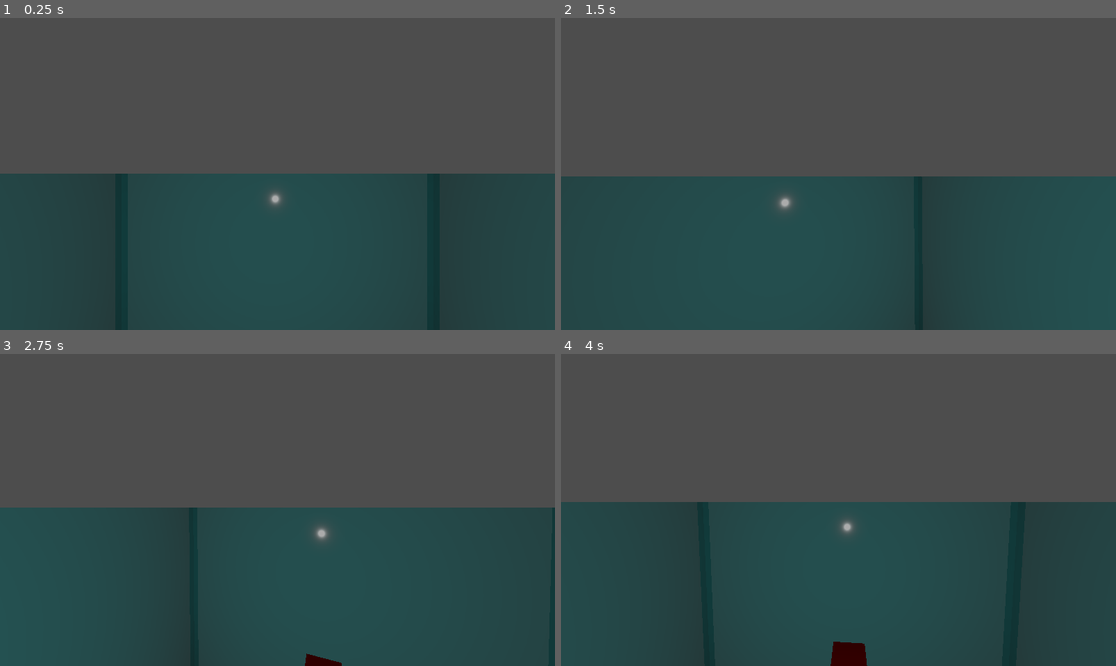
Above: before the commit, frames 1-4 (two rows, left to right).
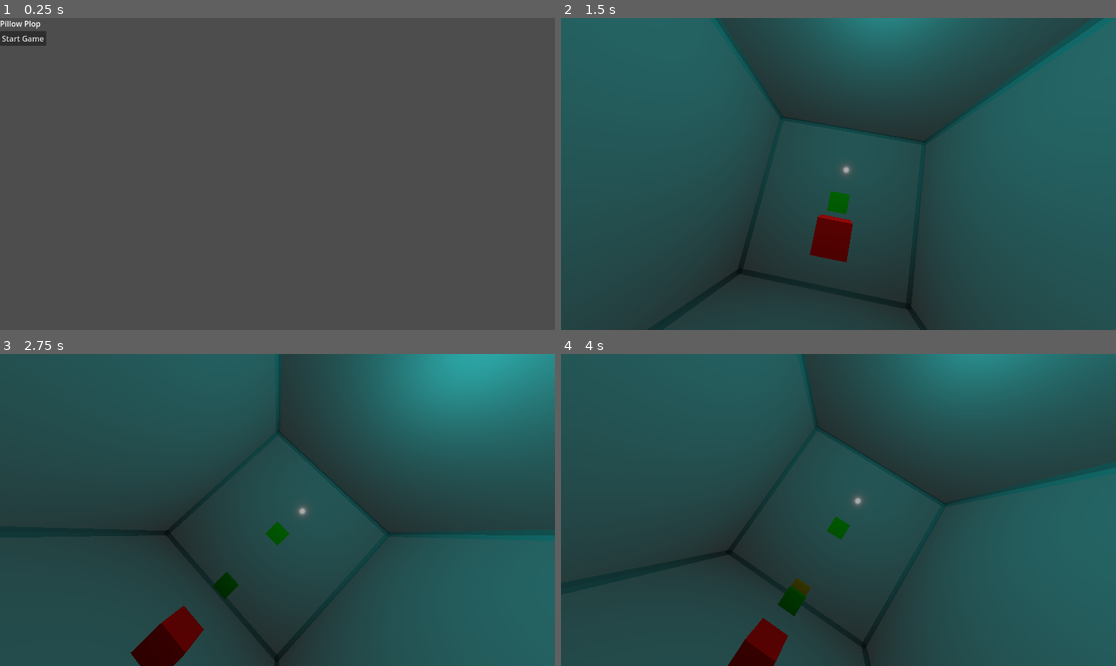
Above: after the commit, the same moments.

Repository: osirais/pillow-plop
Game: Godot game, scene res://start_screen.tscn
Two runs of this game, one before a commit and one after it. Both use one fixed random seed, a clock stepped at 60 frames per second and the inputs below. Before the commit the project starts from res://World.tscn.
Inputs (mouse positions are in pixels of both pictures, inside the frame that each line leads up to):
- Up to frame 1 (0.25 s): no input
- Up to frame 2 (1.5 s): click (583, 39) at 0.5 s, where only the run after the commit has a clickable "Start Game"; tap Enter at 1.25 s; move the mouse to (866, 174) at 1.27 s; press the mouse at (866, 174) at 1.28 s; hold W (move_forward) from 1.28 s (still down)
- Up to frame 3 (2.75 s): keep holding W (move_forward); move the mouse to (249, 510) at 2.02 s; release the mouse at (249, 510) at 2.03 s; click (249, 510) at 2.1 s
- Up to frame 4 (4 s): keep holding W (move_forward); tap Space at 2.75 s; move the mouse to (849, 503) at 2.77 s; press the mouse at (849, 503) at 2.78 s; move the mouse to (832, 516) at 3.52 s; release the mouse at (832, 516) at 3.53 s; click (832, 516) at 3.6 s

The runs differ from the first frame. In frame 1, 50% of the frame differs, in the area x 0-100%, y 0-100%; in frame 2, 54%; in frame 3, 57%; in frame 4, 60%.

Commit message:
add basic start screen menu

Diff:
--- a/project.godot
+++ b/project.godot
@@ -11,7 +11,7 @@
 [application]
 
 config/name="Pillow Plop"
-run/main_scene="res://world.tscn"
+run/main_scene="uid://lgsvef5xhdvh"
 config/features=PackedStringArray("4.4", "Forward Plus")
 config/icon="res://icon.svg"
 
--- /dev/null
+++ b/start_screen.gd
@@ -0,0 +1,10 @@
+extends Control
+
+@onready var start_button = $VBoxContainer/StartButton
+
+func _ready():
+	start_button.pressed.connect(_on_start_pressed)
+
+func _on_start_pressed():
+	var game_scene = preload("res://World.tscn")
+	get_tree().change_scene_to_packed(game_scene)
--- /dev/null
+++ b/start_screen.tscn
@@ -0,0 +1,23 @@
+[gd_scene load_steps=2 format=3 uid="uid://lgsvef5xhdvh"]
+
+[ext_resource type="Script" uid="uid://bx60bm5rcynnj" path="res://start_screen.gd" id="1_ncxyx"]
+
+[node name="StartScreen" type="Control"]
+layout_mode = 3
+anchors_preset = 0
+offset_right = 40.0
+offset_bottom = 40.0
+script = ExtResource("1_ncxyx")
+
+[node name="VBoxContainer" type="VBoxContainer" parent="."]
+layout_mode = 0
+offset_right = 40.0
+offset_bottom = 40.0
+
+[node name="Title" type="Label" parent="VBoxContainer"]
+layout_mode = 2
+text = "Pillow Plop"
+
+[node name="StartButton" type="Button" parent="VBoxContainer"]
+layout_mode = 2
+text = "Start Game"
Not shown, added: start_screen.gd.uid
